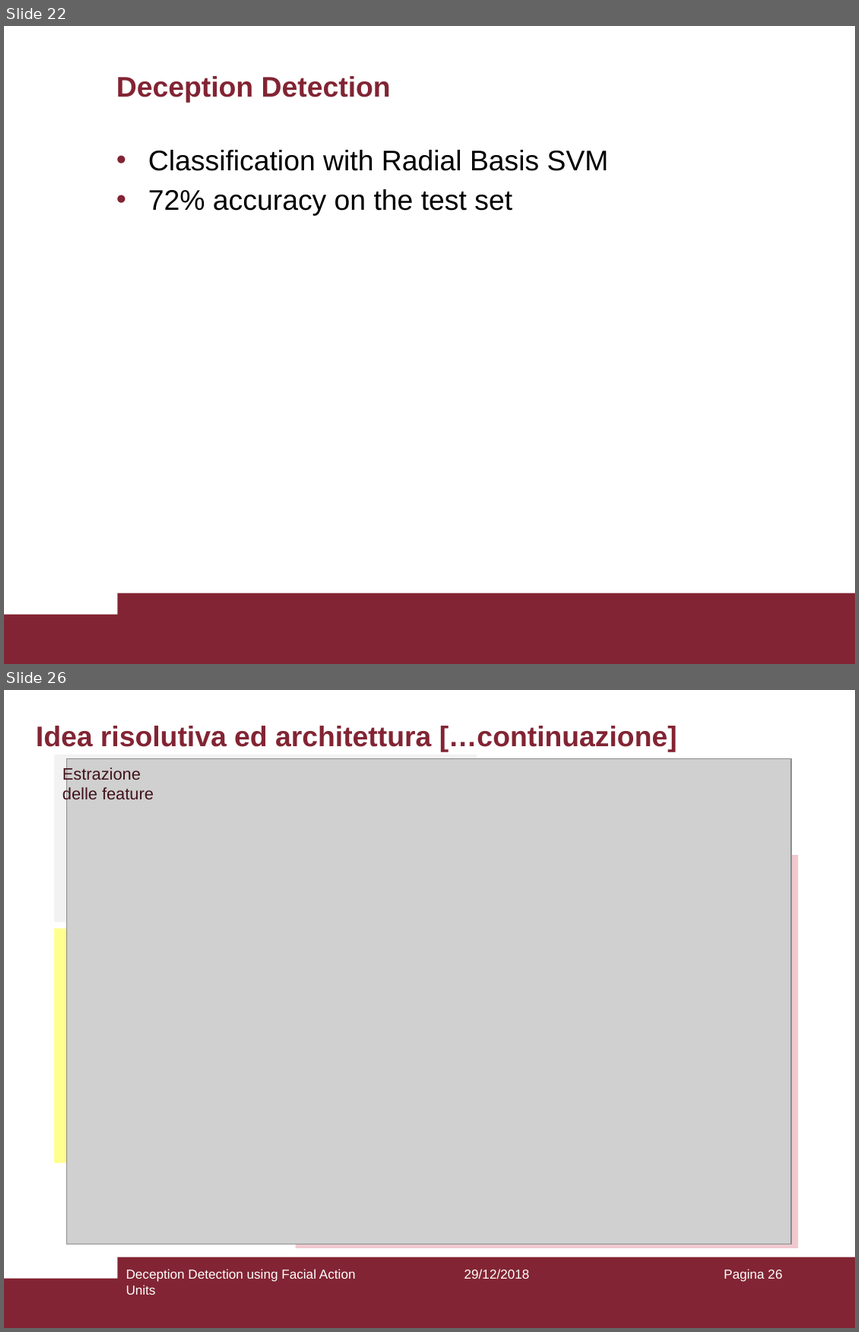
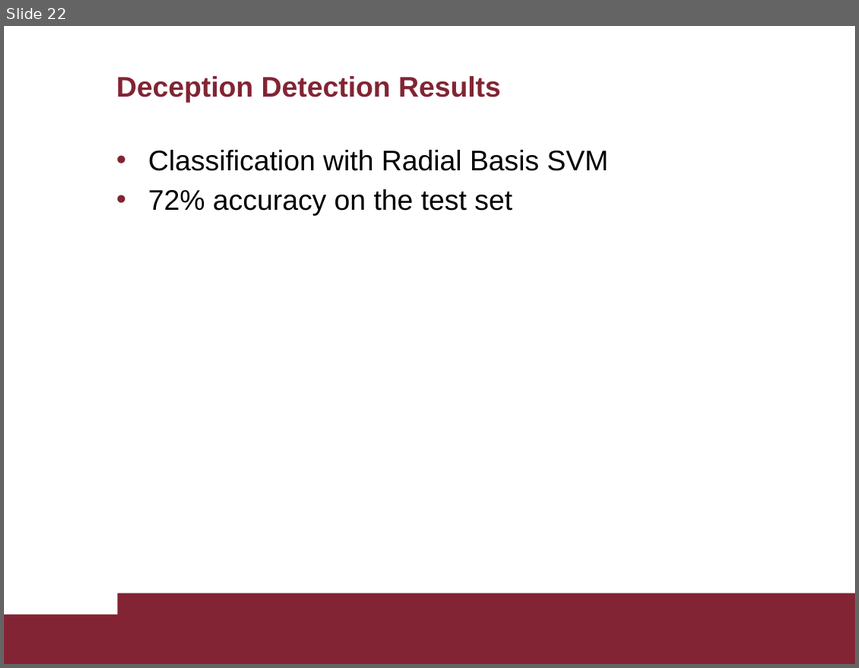
Before and after one commit to AscaL/thesis, a slide deck: Tesi Emanuele Orfanelli 1383726.pptx. Shown one above the other, each under a label of ours: slides 22 and 26 before the commit, slide 22 after it; the slides between them are not shown. The pictures are 859x1332 and 859x668 pixels, drawn with LibreOffice and Linux fonts; fonts in the diff are those of the drawing; grey boxes stand for pictures. Boxes give left, top, right and bottom in pixels: in the first picture for what was removed or moved away, otherwise in the second. Text is boxed around its words. In the diff, an @@ line names an element or a change of style, - is before the commit and + after.

```diff
--- a/Tesi Emanuele Orfanelli 1383726.pptx
+++ b/Tesi Emanuele Orfanelli 1383726.pptx
@@ slide 26 removed at (x1=4, y1=690, x2=855, y2=1328), background #FFFFFF; not listed: 2 template elements that a slide beside it also shows @@
@@ title removed at (x1=36, y1=726, x2=677, y2=752) @@
-Idea risolutiva ed architettura […continuazione]
@@ rectangle removed at (x1=54, y1=755, x2=477, y2=923) @@
@@ text removed at (x1=63, y1=767, x2=154, y2=803) @@
-Estrazione delle feature
@@ picture removed at (x1=67, y1=759, x2=791, y2=1245) @@
@@ rectangle removed at (x1=529, y1=855, x2=798, y2=1249) @@
@@ rectangle removed at (x1=54, y1=929, x2=516, y2=1082) @@
@@ rectangle removed at (x1=54, y1=1081, x2=369, y2=1164) @@
@@ rectangle removed at (x1=296, y1=1181, x2=529, y2=1249) @@
@@ text removed at (x1=126, y1=1269, x2=356, y2=1295) @@
-Deception Detection using Facial Action Units
@@ text removed at (x1=465, y1=1269, x2=530, y2=1279) @@
-29/12/2018
@@ page number removed at (x1=724, y1=1269, x2=782, y2=1282) @@
-Pagina 26
@@ slide 22 changed as well @@
@@ title at (x1=116, y1=76, x2=501, y2=102): text changed @@
-Deception Detection
+Deception Detection Results
```
Also in this commit, not shown: 22 other slides changed, 1 slide added, 13 other slides removed, 3 other files.
